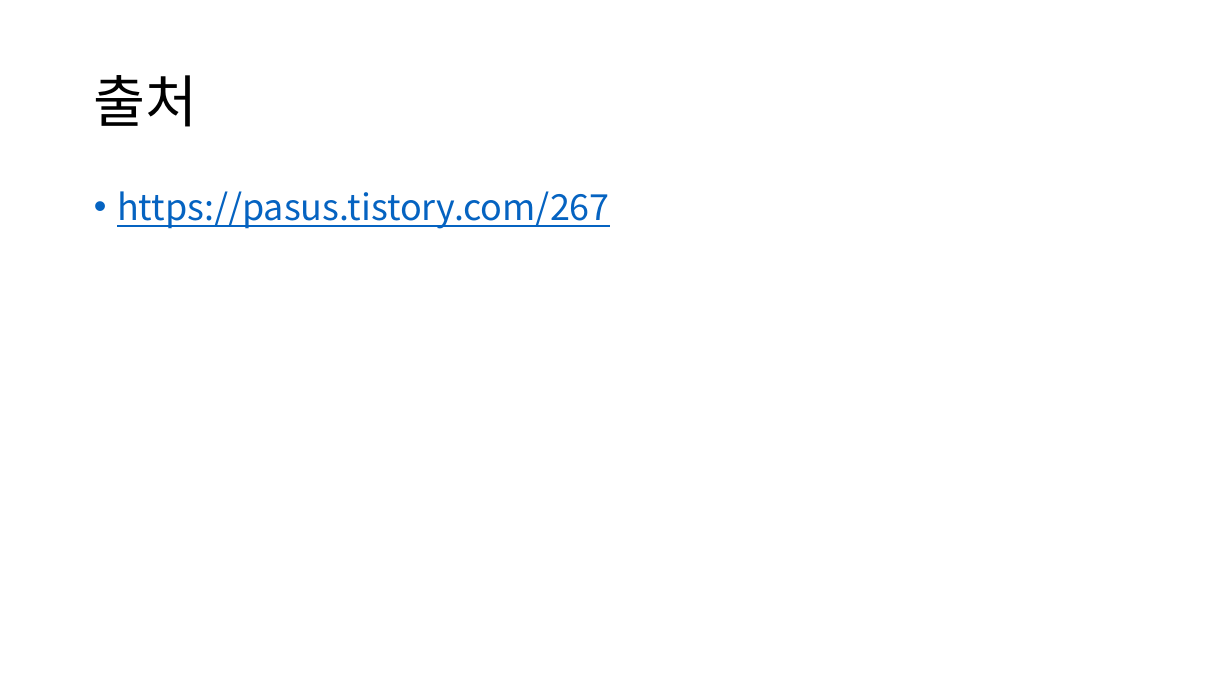
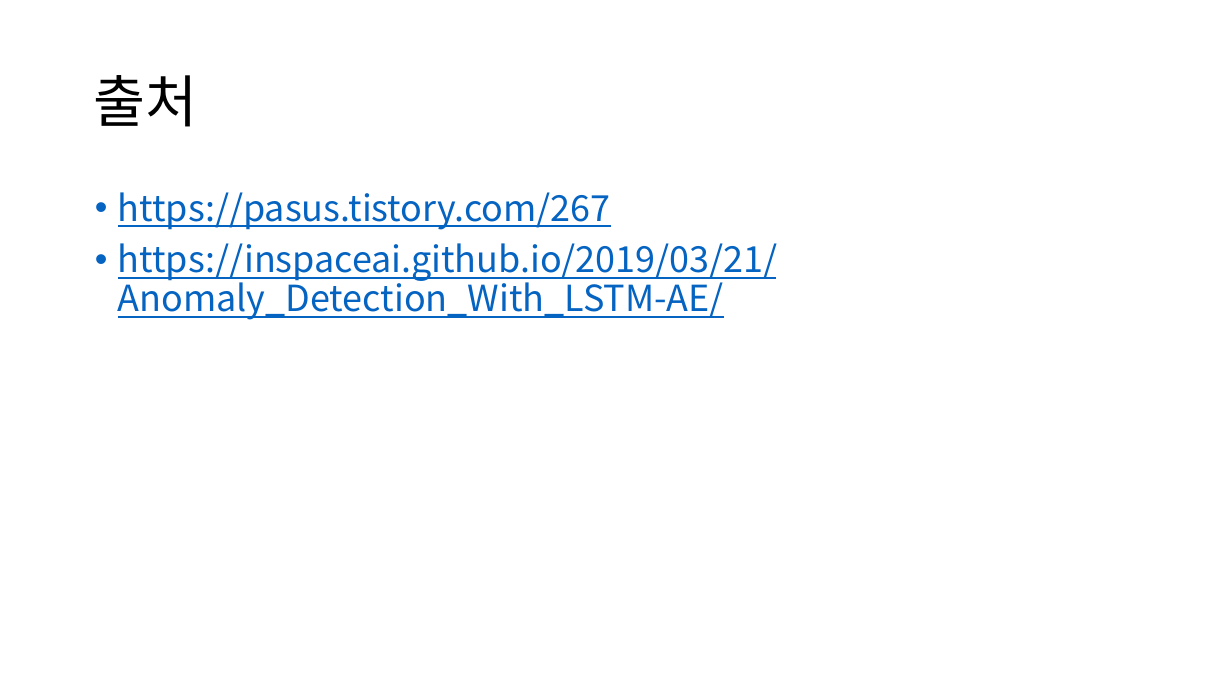
Before and after one commit to Noaplex/capstone, a slide deck: slide 7 of 캡스톤디자인 3주차.pptx (slide 6 before the commit). Drawn at 1232x693 pixels with LibreOffice and Linux fonts; fonts in the diff are those of the drawing. Boxes give left, top, right and bottom in pixels: in the first picture for what was removed or moved away, otherwise in the second. Text is boxed around its words. In the diff, an @@ line names an element or a change of style, - is before the commit and + after.

```diff
--- a/캡스톤디자인 3주차.pptx
+++ b/캡스톤디자인 3주차.pptx
@@ text at (118, 243, 778, 320): paragraph added @@
+• https://inspaceai.github.io/2019/03/21/Anomaly_Detection_With_LSTM-AE/
```
Also in this commit, not shown: 2 other slides changed, 2 slides added, 1 slide removed.
